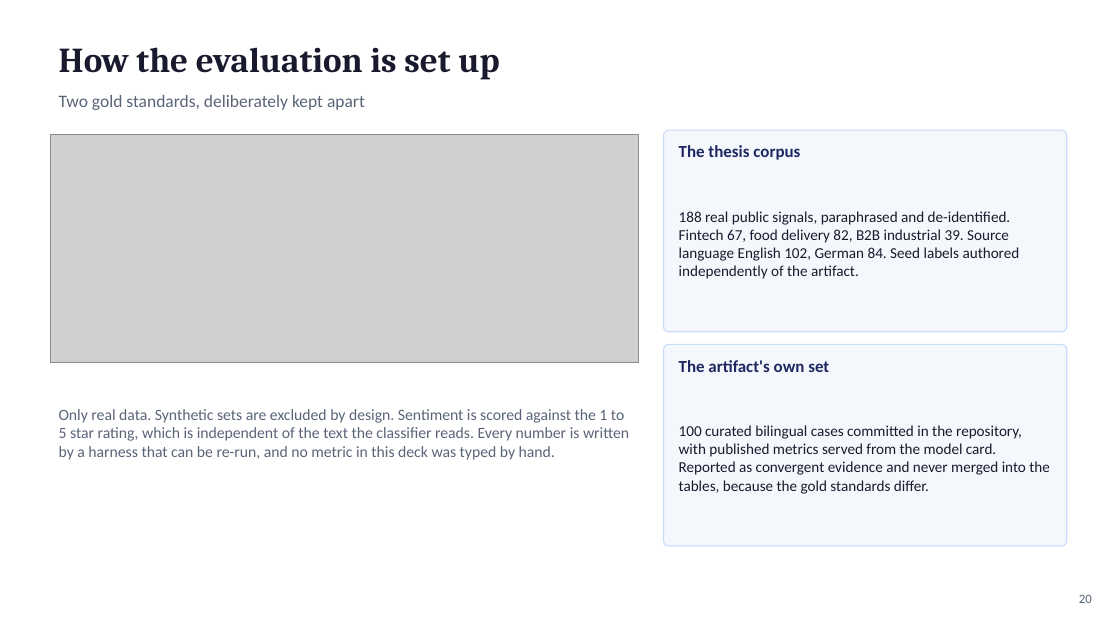
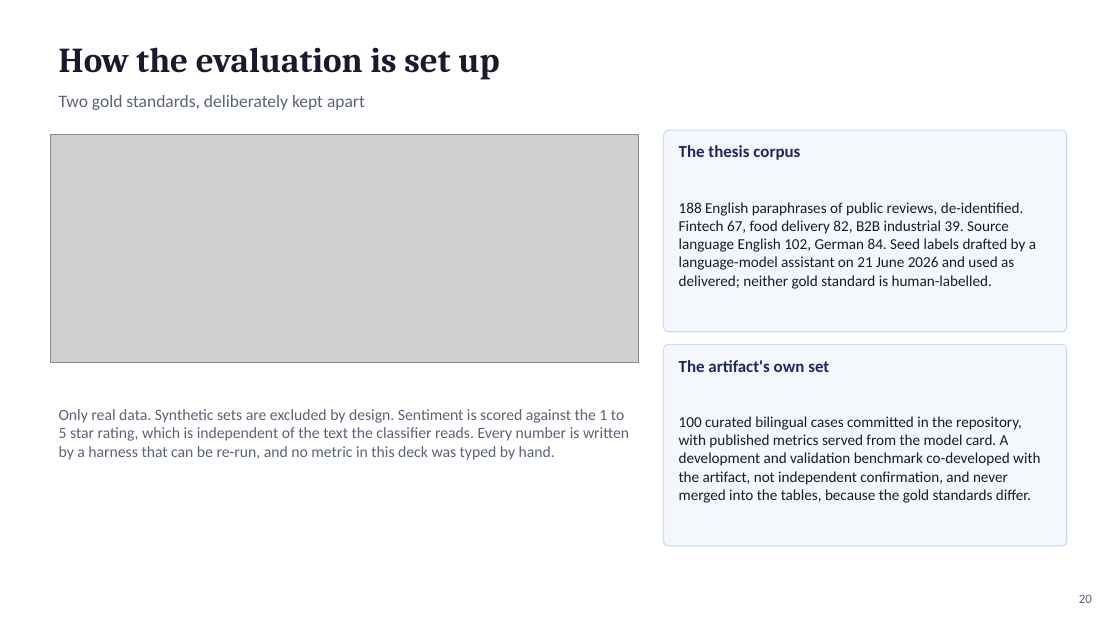
Before and after one commit to fogu13/CLARA, a slide deck: slide 20 of thesis/defense/defense_deck.pptx. Drawn at 1120x630 pixels with LibreOffice and Linux fonts; fonts in the diff are those of the drawing; grey boxes stand for pictures. Boxes give left, top, right and bottom in pixels: in the first picture for what was removed or moved away, otherwise in the second. Text is boxed around its words. In the diff, an @@ line names an element or a change of style, - is before the commit and + after.

```diff
--- a/thesis/defense/defense_deck.pptx
+++ b/thesis/defense/defense_deck.pptx
@@ text at [679,202,1036,289]: text changed @@
-188 real public signals, paraphrased and de-identified. Fintech 67, food delivery 82, B2B industrial 39. Source language English 102, German 84. Seed labels authored independently of the artifact.
+188 English paraphrases of public reviews, de-identified. Fintech 67, food delivery 82, B2B industrial 39. Source language English 102, German 84. Seed labels drafted by a language-model assistant on 21 June 2026 and used as delivered; neither gold standard is human-labelled.
@@ text at [679,416,1040,503]: text changed @@
-100 curated bilingual cases committed in the repository, with published metrics served from the model card. Reported as convergent evidence and never merged into the tables, because the gold standards differ.
+100 curated bilingual cases committed in the repository, with published metrics served from the model card. A development and validation benchmark co-developed with the artifact, not independent confirmation, and never merged into the tables, because the gold standards differ.
```
Also in this commit, not shown: 18 other slides changed, 6 other files.
